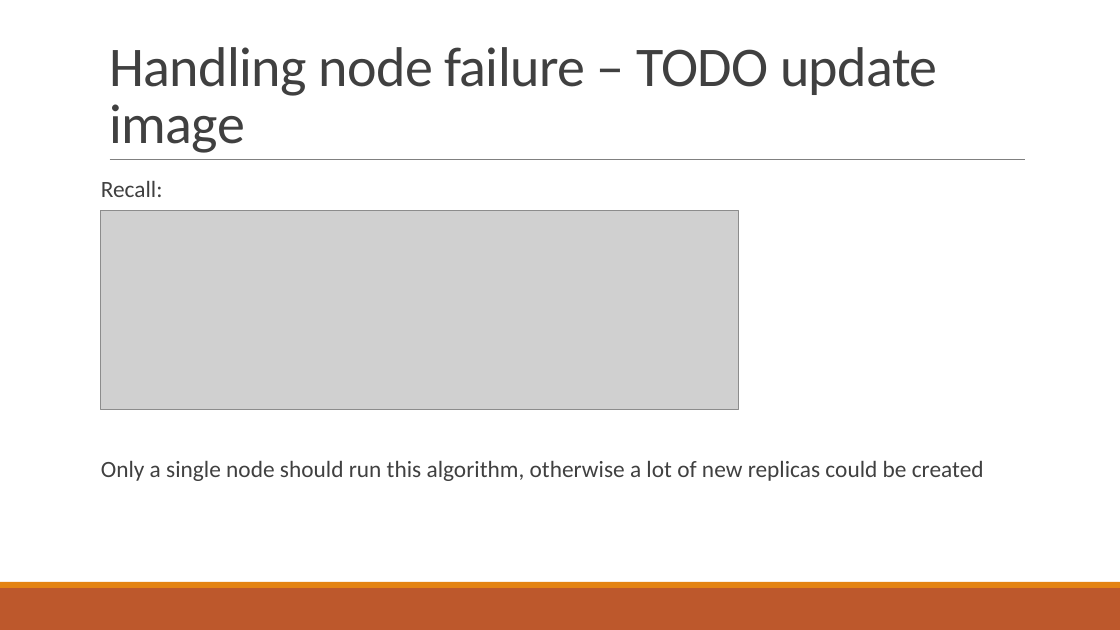
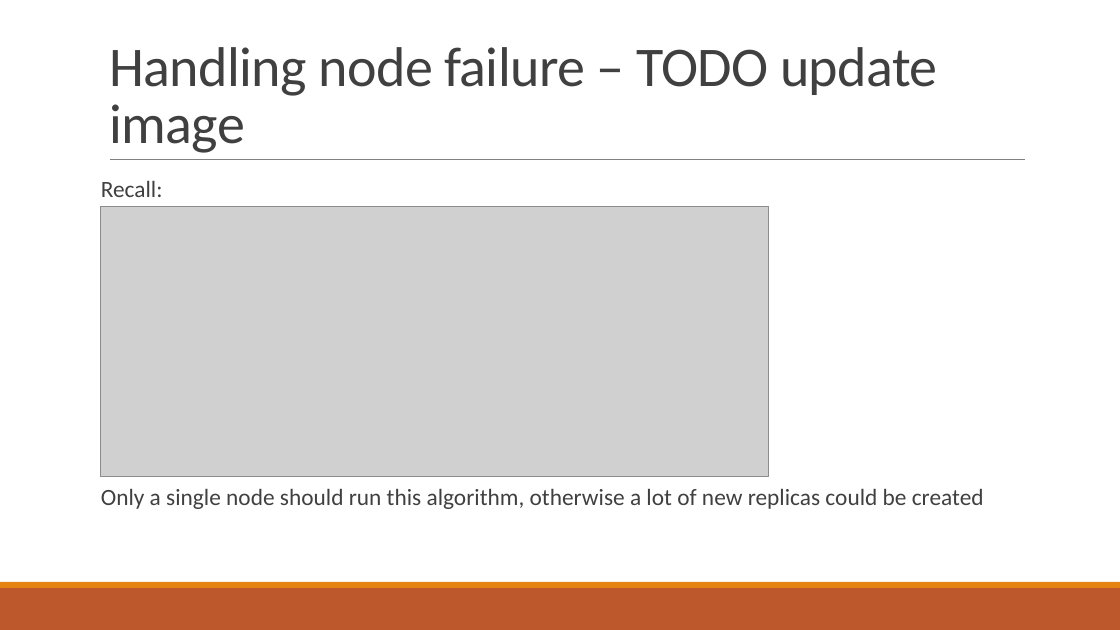
Before and after one commit to PStahl/master_thesis, a slide deck: slide 31 of presentation/presentation2.pptx (slide 33 before the commit). Drawn at 1120x630 pixels with LibreOffice and Linux fonts; fonts in the diff are those of the drawing; grey boxes stand for pictures. Boxes give left, top, right and bottom in pixels: in the first picture for what was removed or moved away, otherwise in the second. Text is boxed around its words. In the diff, an @@ line names an element or a change of style, - is before the commit and + after.

```diff
--- a/presentation/presentation2.pptx
+++ b/presentation/presentation2.pptx
@@ text "Recall:" rewrapped from [101, 181, 984, 481] to [101, 181, 984, 509] @@
@@ picture: place and size @@
-picture at [101, 211, 739, 409]
+picture at [101, 207, 769, 476]
```
Also in this commit, not shown: 3 other slides changed, 2 slides removed.
